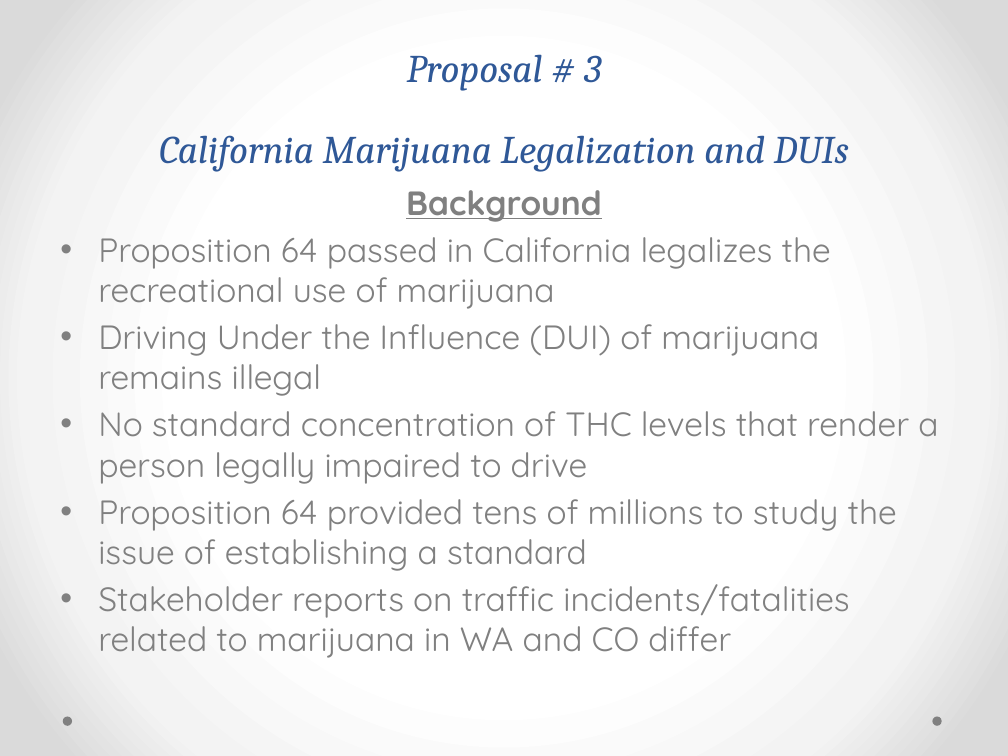
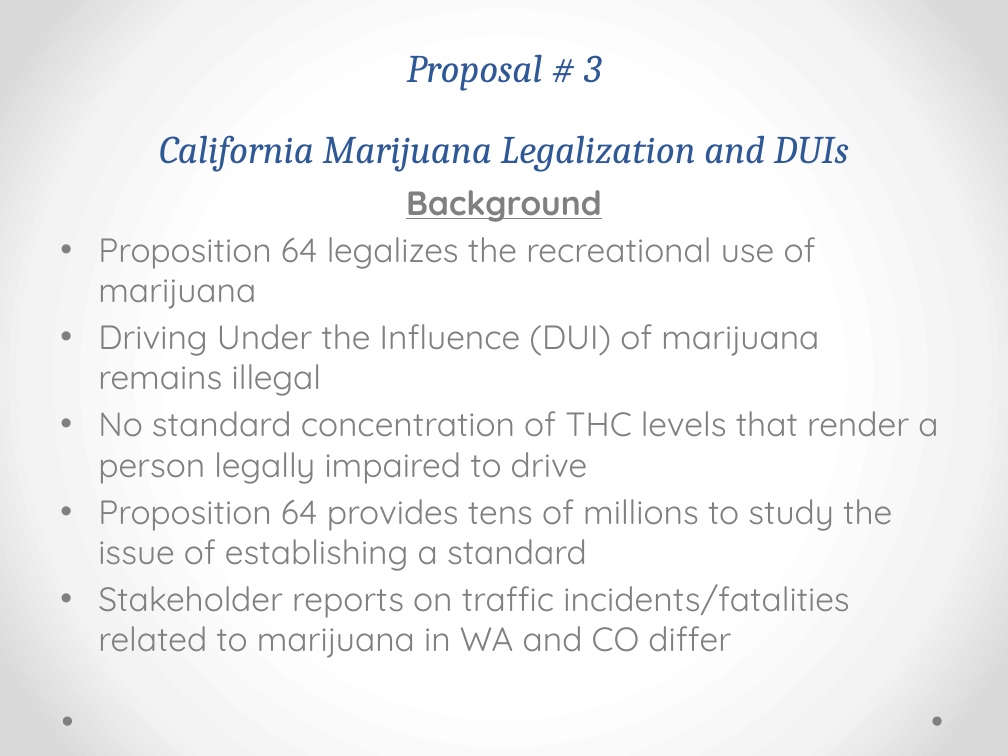
Before and after one commit to kfstieler/ds-sf-29, a slide deck: slide 7 of projects/final-projects/01-lightning-talk/Lightning_Talk_Stieler.pptx. Drawn at 1008x756 pixels with LibreOffice and Linux fonts; fonts in the diff are those of the drawing. Boxes give left, top, right and bottom in pixels: in the first picture for what was removed or moved away, otherwise in the second. Text is boxed around its words. In the diff, an @@ line names an element or a change of style, - is before the commit and + after.

```diff
--- a/projects/final-projects/01-lightning-talk/Lightning_Talk_Stieler.pptx
+++ b/projects/final-projects/01-lightning-talk/Lightning_Talk_Stieler.pptx
@@ text at (98, 237, 816, 309): text changed @@
-• Proposition 64 passed in California legalizes the recreational use of marijuana
+• Proposition 64 legalizes the recreational use of marijuana
@@ text at (98, 499, 892, 571): text changed @@
-• Proposition 64 provided tens of millions to study the issue of establishing a standard
+• Proposition 64 provides tens of millions to study the issue of establishing a standard
```
Also in this commit, not shown: 6 other slides changed.
